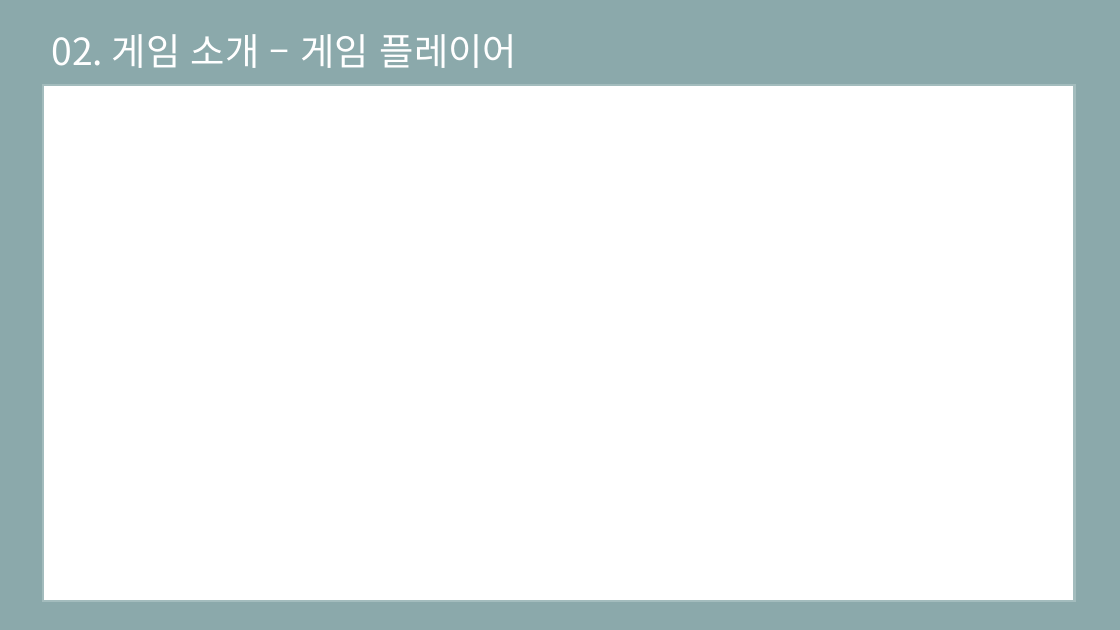
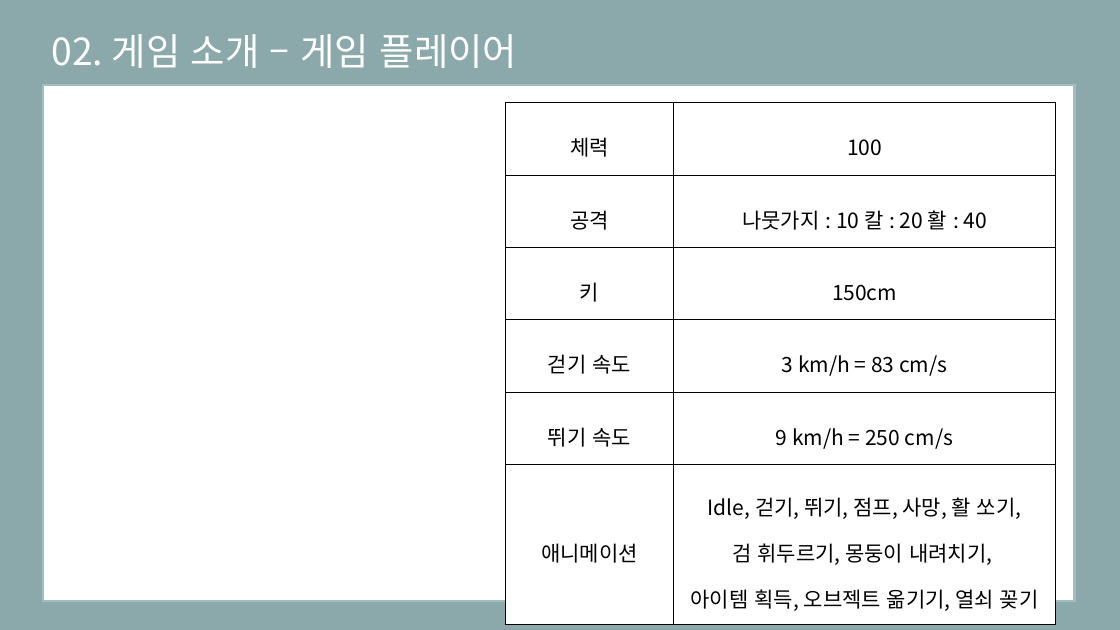
Before and after one commit to eunjiyun/Graduation_Work, a slide deck: slide 10 of Game_Design/2019184003 김 선아 장르 제안서.pptx. Drawn at 1120x630 pixels with LibreOffice and Linux fonts; fonts in the diff are those of the drawing. Boxes give left, top, right and bottom in pixels: in the first picture for what was removed or moved away, otherwise in the second. Text is boxed around its words. In the diff, an @@ line names an element or a change of style, - is before the commit and + after.

```diff
--- a/Game_Design/2019184003 김 선아 장르 제안서.pptx
+++ b/Game_Design/2019184003 김 선아 장르 제안서.pptx
@@ table added at (506, 103, 1056, 615), 6 rows, 2 columns @@
+체력 | 100
+공격 | 나뭇가지 : 10 칼 : 20 활 : 40
+키 | 150cm
+걷기 속도 | 3 km/h = 83 cm/s
+뛰기 속도 | 9 km/h = 250 cm/s
+애니메이션 | Idle, 걷기, 뛰기, 점프, 사망, 활 쏘기, / 검 휘두르기, 몽둥이 내려치기, / 아이템 획득, 오브젝트 옮기기, 열쇠 꽂기
```
Also in this commit, not shown: 8 other slides changed, 1 slide added, 2 slides removed.
